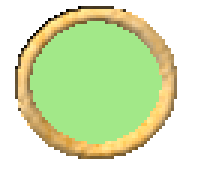
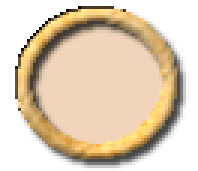
Layers edited between the first and the second 198 x 171 image:
showed "Drop Shadow" over [15, 6, 189, 171]
hid "Calque #12" over [24, 12, 171, 147]
added layer "Calque #23" in group "color" over [24, 12, 171, 147]
